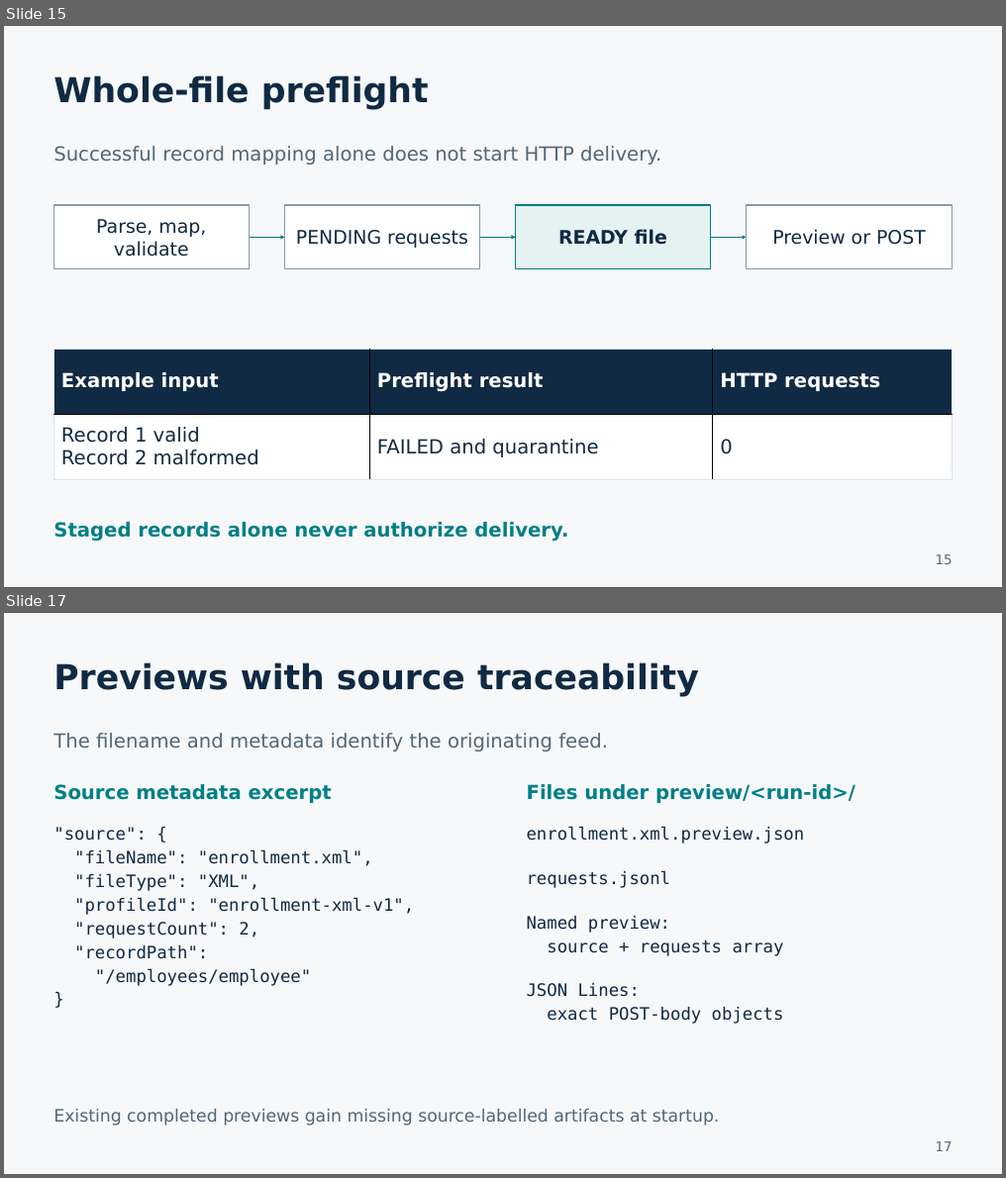
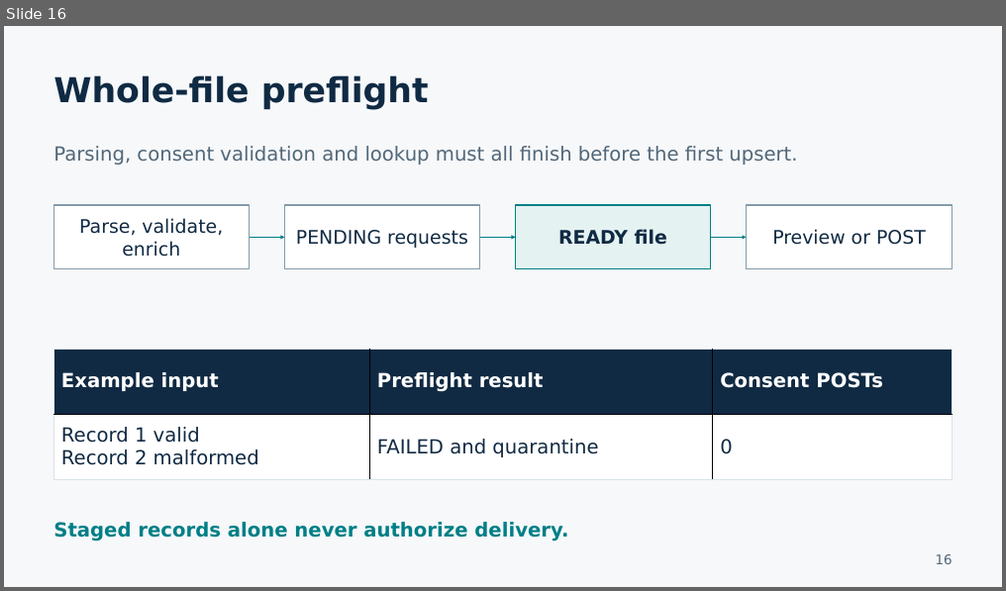
Before and after one commit to jenbrick/fileadapter, a slide deck: docs/presentations/File_Adapter_POC_Developer_Walkthrough.pptx. Shown one above the other, each under a label of ours: slides 15 and 17 before the commit, slide 16 after it; the slides between them are not shown. The pictures are 1006x1178 and 1006x591 pixels, drawn with LibreOffice and Linux fonts; fonts in the diff are those of the drawing. Boxes give left, top, right and bottom in pixels: in the first picture for what was removed or moved away, otherwise in the second. Text is boxed around its words. In the diff, an @@ line names an element or a change of style, - is before the commit and + after.

Commit message:
Add CMS consent enrichment and target-specific upserts
Support zero, one or two independently tracked consent requests per member row. Resolve owner, manager and existing consent GUIDs through an integration port, freeze member plans for recovery, and label previews with request origins.

Include nine synthetic input layouts, expected provider and payer bodies, a local HTTP mock, updated architecture and field documentation, and the 31-slide developer walkthrough.

Validation: 99 tests pass; packaged previews verified for all nine layouts; packaged HTTP enrichment and partial-success resume verified against the local mock.

```diff
--- a/docs/presentations/File_Adapter_POC_Developer_Walkthrough.pptx
+++ b/docs/presentations/File_Adapter_POC_Developer_Walkthrough.pptx
@@ slide 17 removed at (4, 613, 1002, 1174), background #F6F8FA @@
@@ text removed at (54, 663, 699, 696) @@
-Previews with source traceability
@@ text removed at (54, 733, 608, 752) @@
-The filename and metadata identify the originating feed.
@@ text removed at (54, 784, 332, 803) @@
-Source metadata excerpt
@@ text removed at (527, 784, 855, 803) @@
-Files under preview/<run-id>/
@@ text removed at (54, 827, 414, 986) @@
-"source": {
-"fileName": "enrollment.xml",
-"fileType": "XML",
-"profileId": "enrollment-xml-v1",
-"requestCount": 2,
-"recordPath":
-"/employees/employee"
-}
@@ text removed at (527, 827, 805, 1024) @@
-enrollment.xml.preview.json
-requests.jsonl
-Named preview:
-source + requests array
-JSON Lines:
-exact POST-body objects
@@ text removed at (54, 1109, 720, 1126) @@
-Existing completed previews gain missing source-labelled artifacts at startup.
@@ text removed at (936, 1142, 952, 1152) @@
-17
@@ what was slide 15 is now slide 16 @@
@@ slide 16 changed as well @@
@@ text at (54, 146, 797, 165): text changed @@
-Successful record mapping alone does not start HTTP delivery.
+Parsing, consent validation and lookup must all finish before the first upsert.
@@ text in rectangle at (79, 218, 223, 257): text changed @@
-Parse, map, validate
+Parse, validate, enrich
@@ table at (54, 349, 952, 479) @@
-row 1, column 3: HTTP requests
+row 1, column 3: Consent POSTs
@@ text at (936, 555, 952, 565): text changed @@
-15
+16
```
Also in this commit, not shown: 11 other slides changed, 19 slides added, 13 other slides removed, 40 other files.
